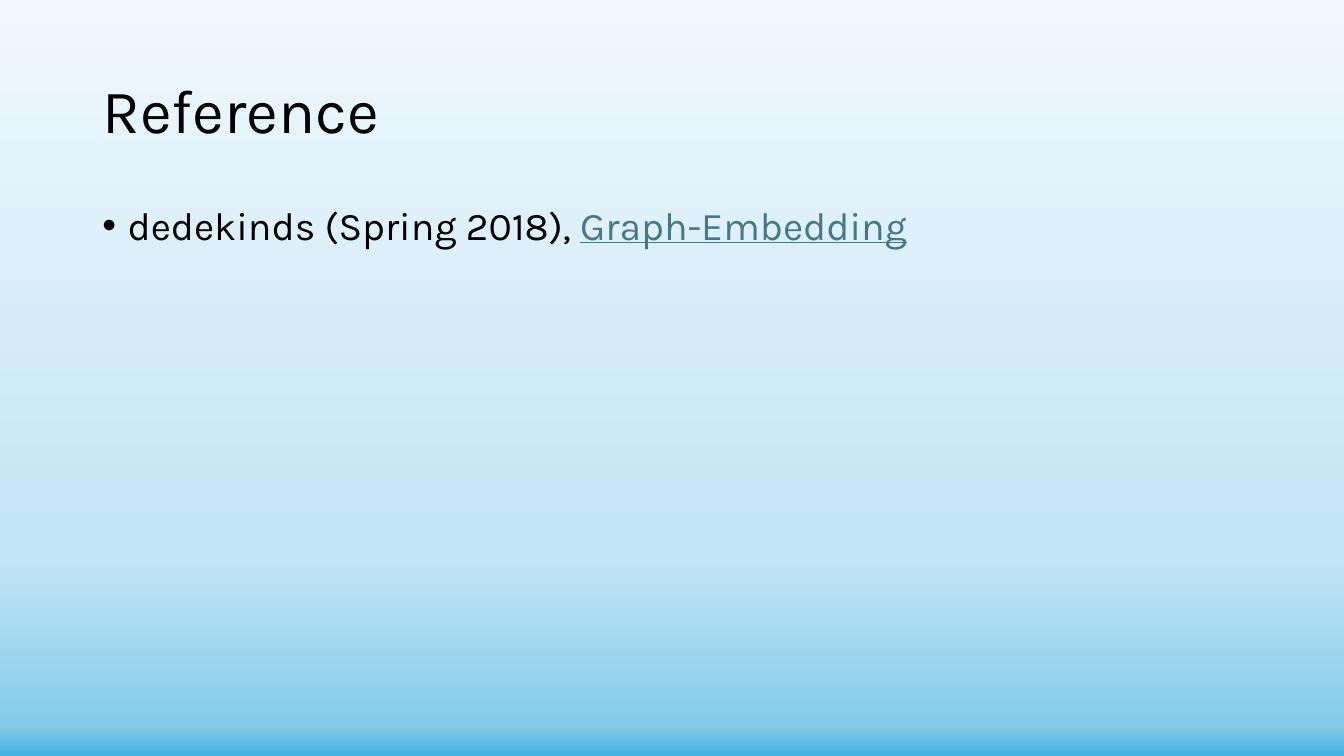
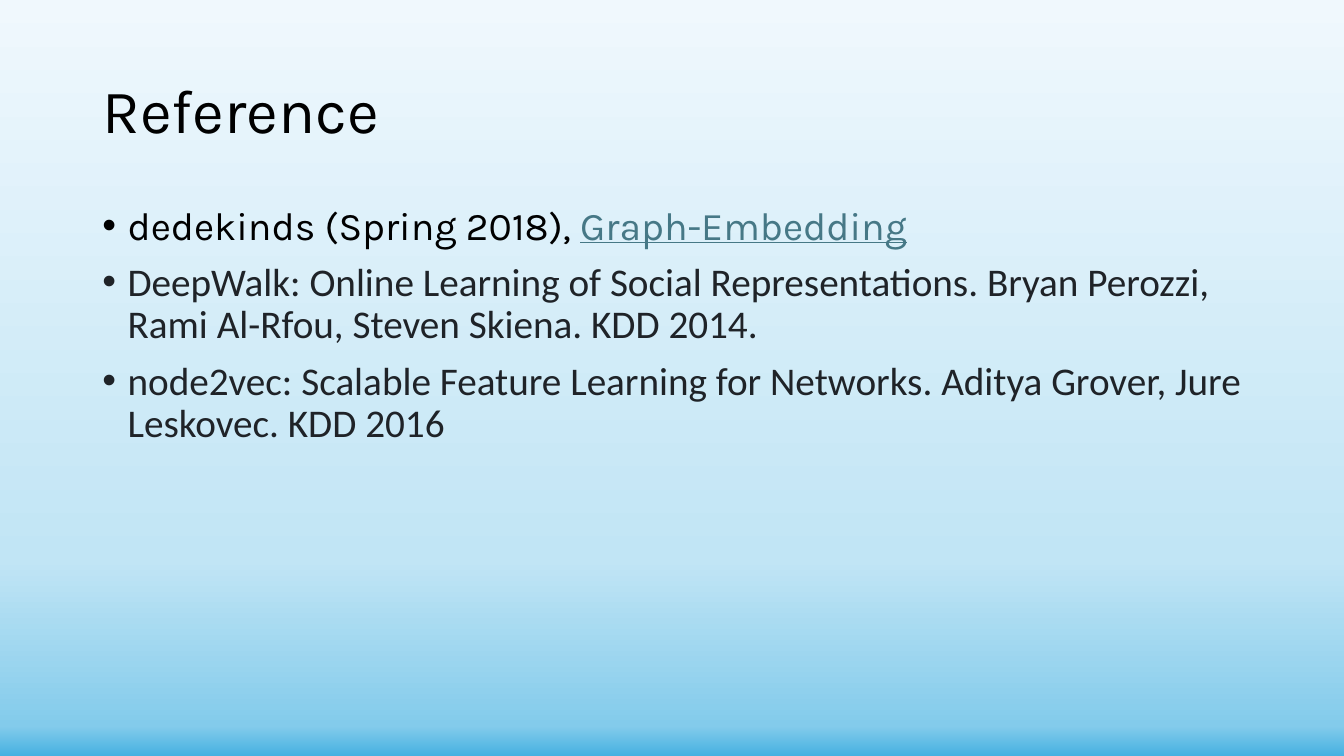
Before and after one commit to shachar700/Graph-Embedding, a slide deck: slide 19 of doc/Graph-Embedding Presentation.pptx. Drawn at 1344x756 pixels with LibreOffice and Linux fonts; fonts in the diff are those of the drawing. Boxes give left, top, right and bottom in pixels: in the first picture for what was removed or moved away, otherwise in the second. Text is boxed around its words. In the diff, an @@ line names an element or a change of style, - is before the commit and + after.

```diff
--- a/doc/Graph-Embedding Presentation.pptx
+++ b/doc/Graph-Embedding Presentation.pptx
@@ text at box(128, 268, 1241, 438): paragraphs added @@
+• DeepWalk: Online Learning of Social Representations. Bryan Perozzi, Rami Al-Rfou, Steven Skiena. KDD 2014.
+• node2vec: Scalable Feature Learning for Networks. Aditya Grover, Jure Leskovec. KDD 2016
```
Also in this commit, not shown: 11 other slides changed, 1 other file.
